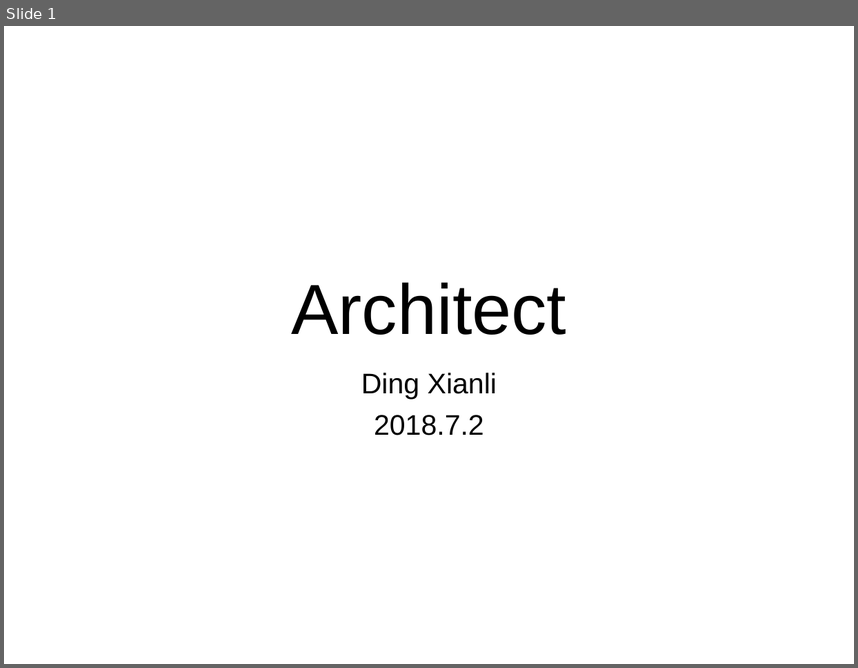
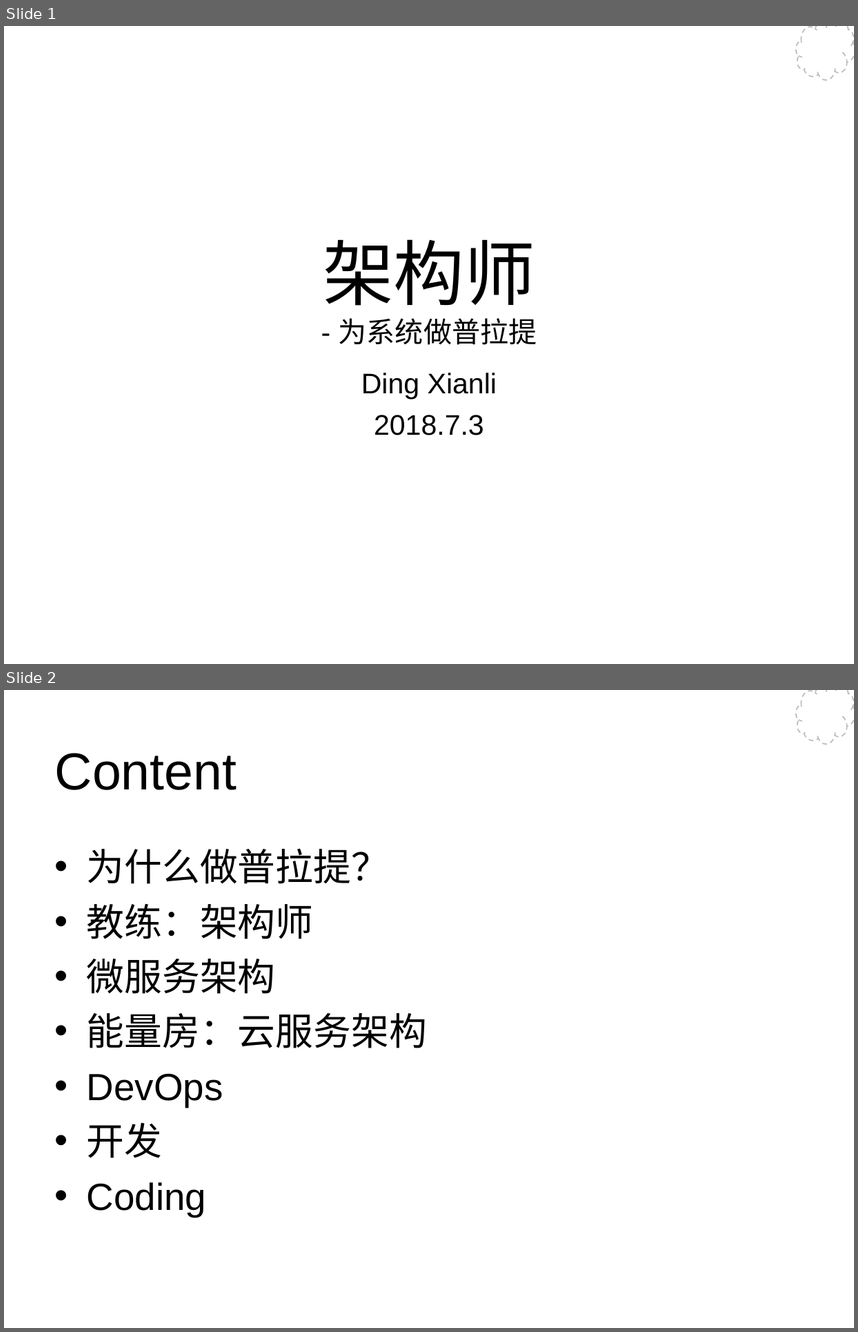
Before and after one commit to Wang-Ray/notes, a slide deck: Architect.ppt. Shown one above the other, each under a label of ours: slide 1 before the commit, slides 1 and 2 after it. The pictures are 858x668 and 858x1332 pixels, drawn with LibreOffice and Linux fonts; fonts in the diff are those of the drawing; background and template pictures are left out. Boxes give left, top, right and bottom in pixels: in the first picture for what was removed or moved away, otherwise in the second. Text is boxed around its words. In the diff, an @@ line names an element or a change of style, - is before the commit and + after.

```diff
--- a/Architect.ppt
+++ b/Architect.ppt
@@ slide 2 added at bbox=[4, 690, 854, 1328], background #FFFFFF; not listed: 1 template element that a slide beside it also shows @@
@@ title added at bbox=[55, 753, 237, 790], 44 pt, text #000000 @@
+Content
@@ text added at bbox=[87, 848, 427, 1216], 32 pt, text #000000 @@
+• 为什么做普拉提？
+• 教练：架构师
+• 微服务架构
+• 能量房：云服务架构
+• DevOps
+• 开发
+• Coding
@@ slide 1 changed as well @@
@@ freeform shape added at bbox=[796, 26, 854, 81], fill #FFFFFF, outline #BCBCBC 0.99 pt dashed @@
@@ title at bbox=[323, 239, 537, 345]: text changed; size 60 to 24 pt @@
-Architect
+架构师
+- 为系统做普拉提
@@ subtitle at bbox=[374, 414, 484, 435]: text changed @@
-2018.7.2
+2018.7.3
```
Also in this commit, not shown: 3 other slides changed, 25 other slides added, 5 slides removed.
